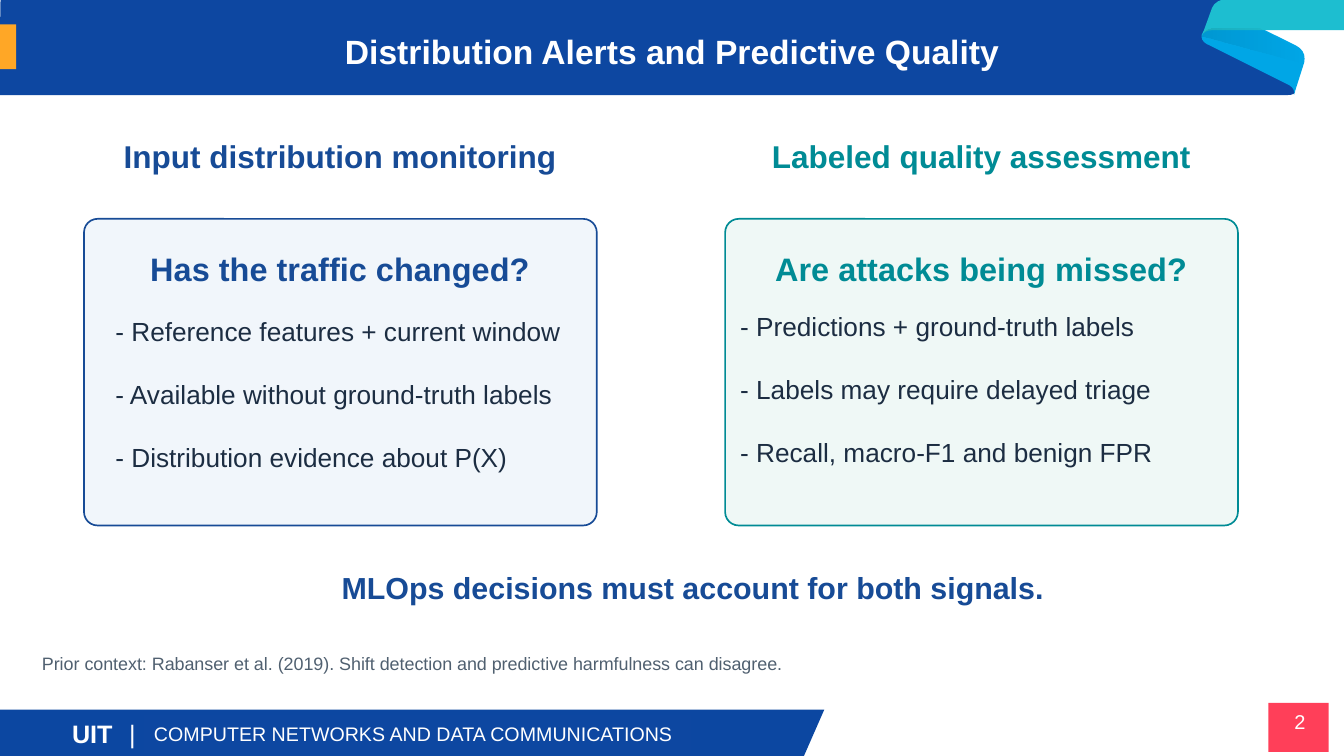
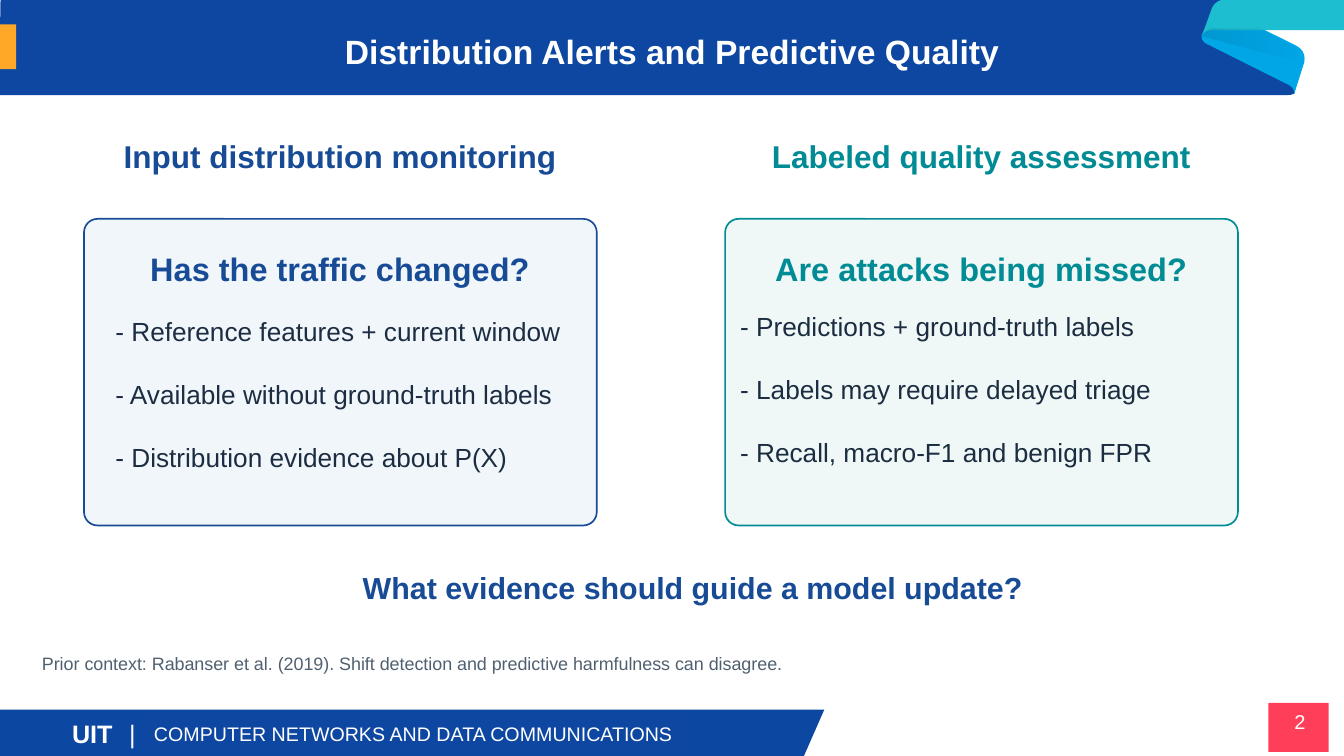
Before and after one commit to Viet-Hoang-2005/MLOps-paas-system, a slide deck: slide 2 of research/slide/CSONET_2026_Presentation.pptx. Drawn at 1344x756 pixels with LibreOffice and Linux fonts; fonts in the diff are those of the drawing; background and template pictures are left out. Boxes give left, top, right and bottom in pixels: in the first picture for what was removed or moved away, otherwise in the second. Text is boxed around its words. In the diff, an @@ line names an element or a change of style, - is before the commit and + after.

Commit message:
slide: Integrating an MLOps framework with an NIDS XGBoost case study

```diff
--- a/research/slide/CSONET_2026_Presentation.pptx
+++ b/research/slide/CSONET_2026_Presentation.pptx
@@ text at (x1=363, y1=577, x2=1022, y2=605): text changed @@
-MLOps decisions must account for both signals.
+What evidence should guide a model update?
```
Also in this commit, not shown: 18 other slides changed, 1 slide added, 3 other files.
